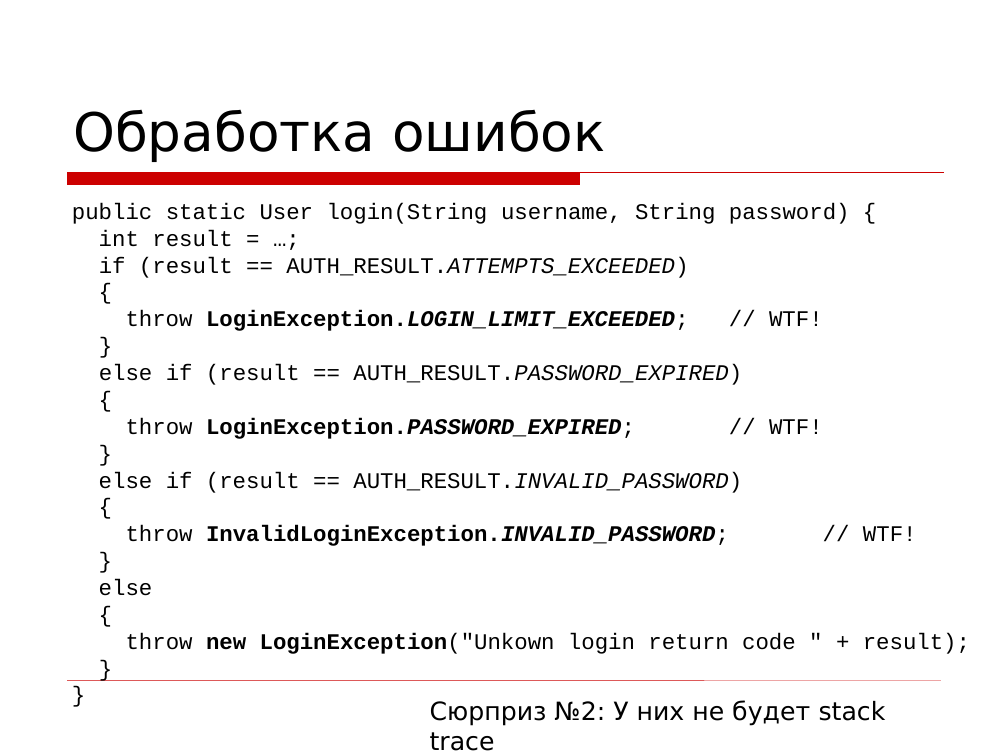
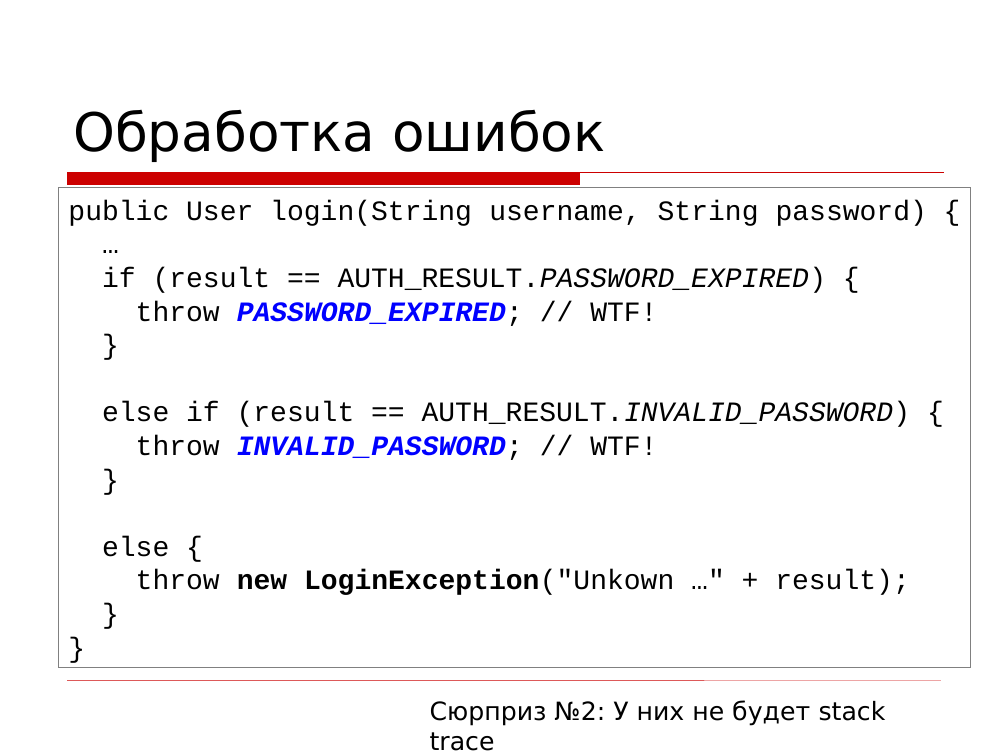
Before and after one commit to asolntsev/presentations, a slide deck: slide 28 of wtf-code/WTF_code.devclub.ru.ppt (slide 32 before the commit). Drawn at 1008x756 pixels with LibreOffice and Linux fonts; fonts in the diff are those of the drawing; background and template pictures are left out. Boxes give left, top, right and bottom in pixels: in the first picture for what was removed or moved away, otherwise in the second. Text is boxed around its words. In the diff, an @@ line names an element or a change of style, - is before the commit and + after.

```diff
--- a/wtf-code/WTF_code.devclub.ru.ppt
+++ b/wtf-code/WTF_code.devclub.ru.ppt
@@ rectangle "public User login(String username, String ...": place and size @@
-rectangle "public User login(String username, String ..." at <box>72,203,970,654</box>
+rectangle "public User login(String username, String ..." at <box>58,187,971,668</box>
@@ rectangle "public User login(String username, String ..." at <box>58,187,971,668</box>: size 16 to 20 pt in "}", "}", "}", "}"; fill none to #FFFFFF; outline none to #808080 0.74 pt @@
@@ text in rectangle at <box>68,200,927,326</box>: text changed; size 16 to 20 pt @@
-public static User login(String username, String password) {
-int result = …;
-if (result == AUTH_RESULT.ATTEMPTS_EXCEEDED)
-{
-throw LoginException.LOGIN_LIMIT_EXCEEDED; // WTF!
+public User login(String username, String password) {
+…
+if (result == AUTH_RESULT.PASSWORD_EXPIRED) {
+throw PASSWORD_EXPIRED; // WTF!
@@ text in rectangle at <box>102,402,911,460</box>: text changed; size 16 to 20 pt @@
-else if (result == AUTH_RESULT.PASSWORD_EXPIRED)
-{
-throw LoginException.PASSWORD_EXPIRED; // WTF!
+else if (result == AUTH_RESULT.INVALID_PASSWORD) {
+throw INVALID_PASSWORD; // WTF!
@@ text in rectangle at <box>102,536,910,595</box>: text changed; size 16 to 20 pt @@
-else if (result == AUTH_RESULT.INVALID_PASSWORD)
-{
-throw InvalidLoginException.INVALID_PASSWORD; // WTF!
-}
-else
-{
-throw new LoginException("Unkown login return code " + result);
+else {
+throw new LoginException("Unkown …" + result);
```
Also in this commit, not shown: 20 other slides changed, 5 slides added, 11 slides removed.
